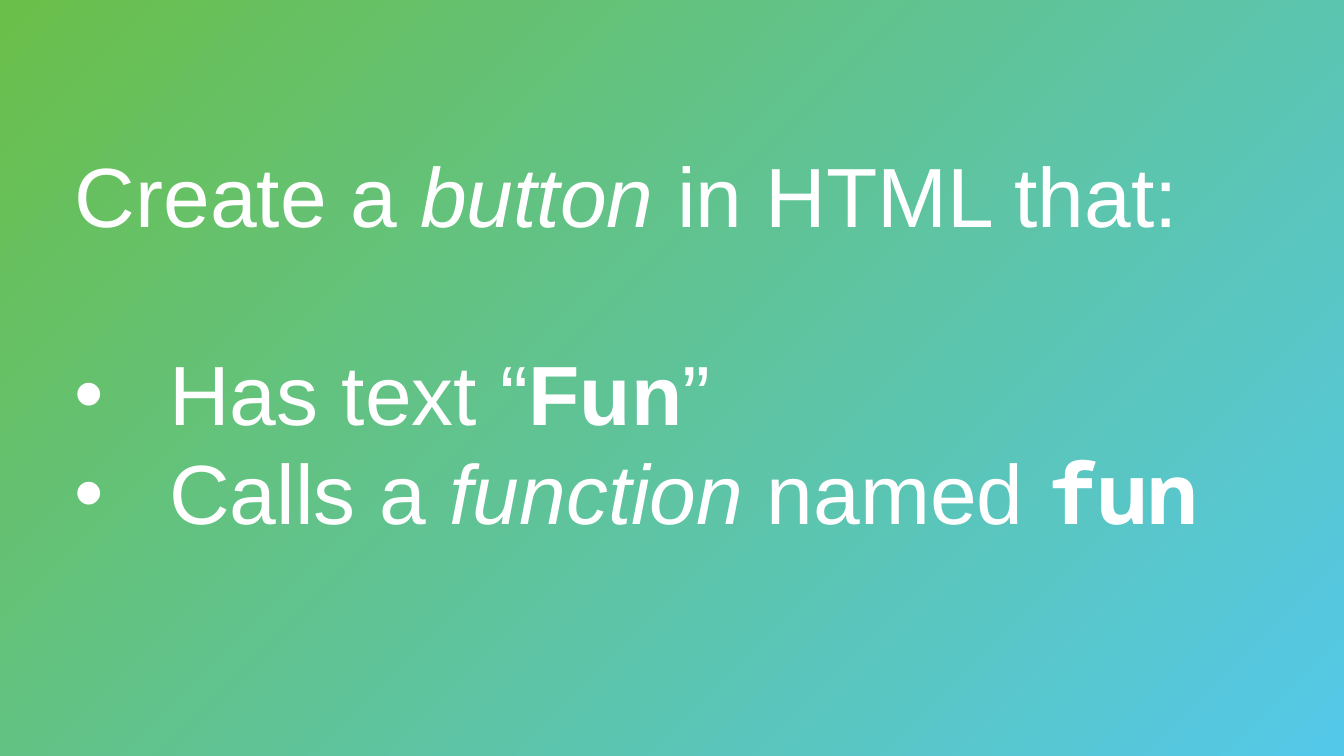
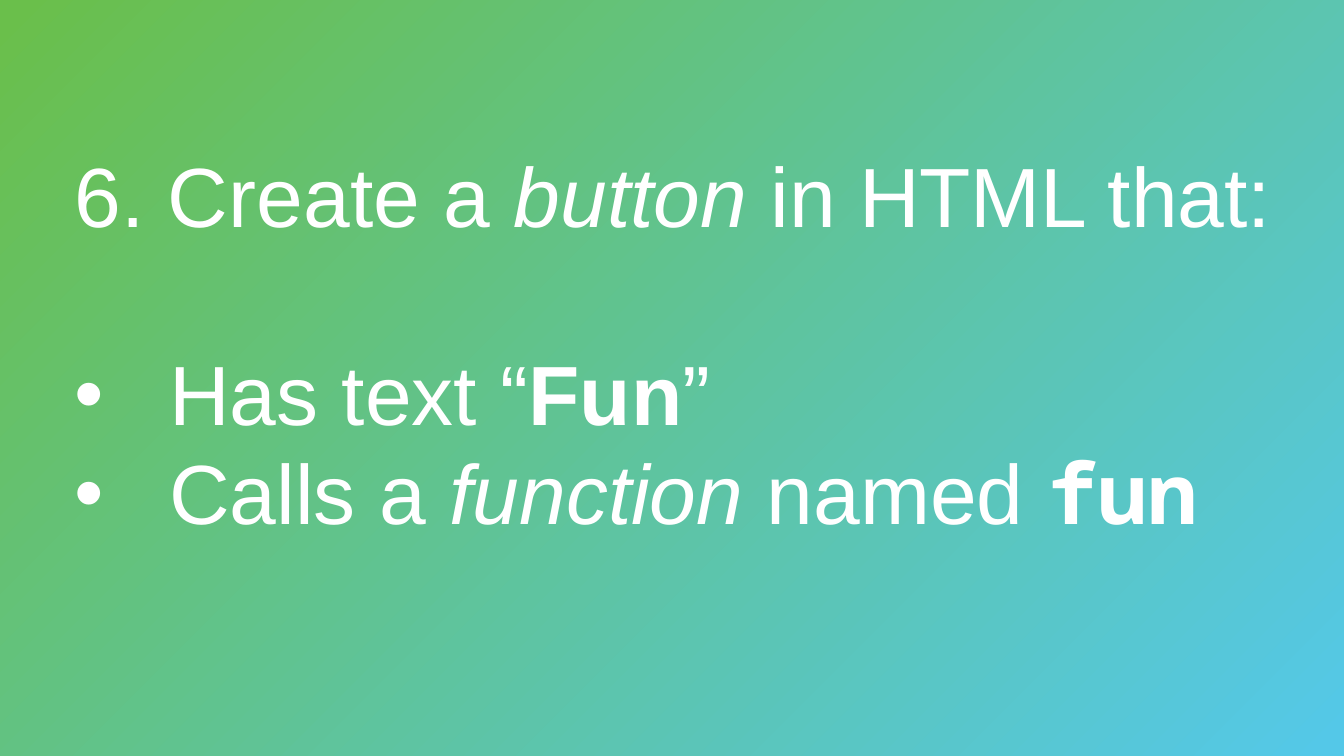
Before and after one commit to hytechclub/web-102, a slide deck: slide 12 of Week04/Review.pptx. Drawn at 1344x756 pixels with LibreOffice and Linux fonts; fonts in the diff are those of the drawing. Boxes give left, top, right and bottom in pixels: in the first picture for what was removed or moved away, otherwise in the second. Text is boxed around its words. In the diff, an @@ line names an element or a change of style, - is before the commit and + after.

```diff
--- a/Week04/Review.pptx
+++ b/Week04/Review.pptx
@@ text at <box>75,166,1271,228</box>: text changed @@
-Create a button in HTML that:
+6. Create a button in HTML that:
```
Also in this commit, not shown: 6 other slides changed.
